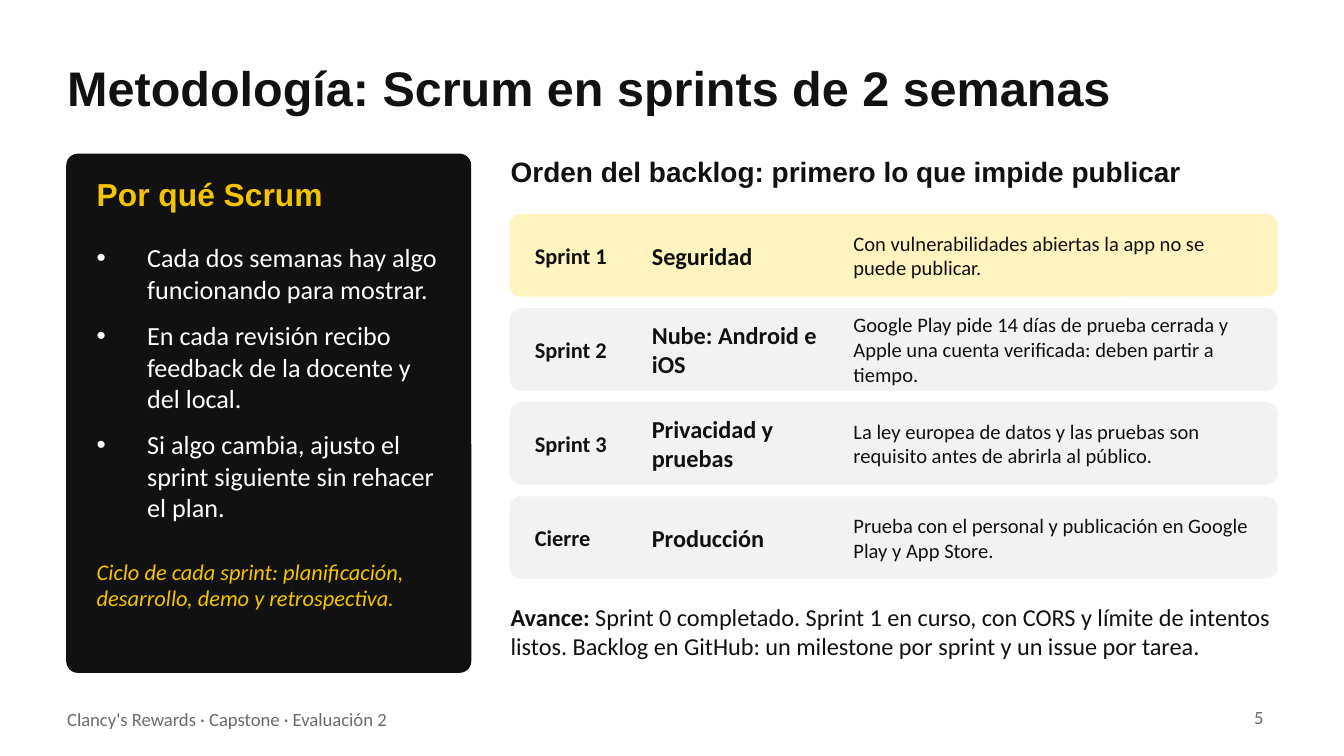
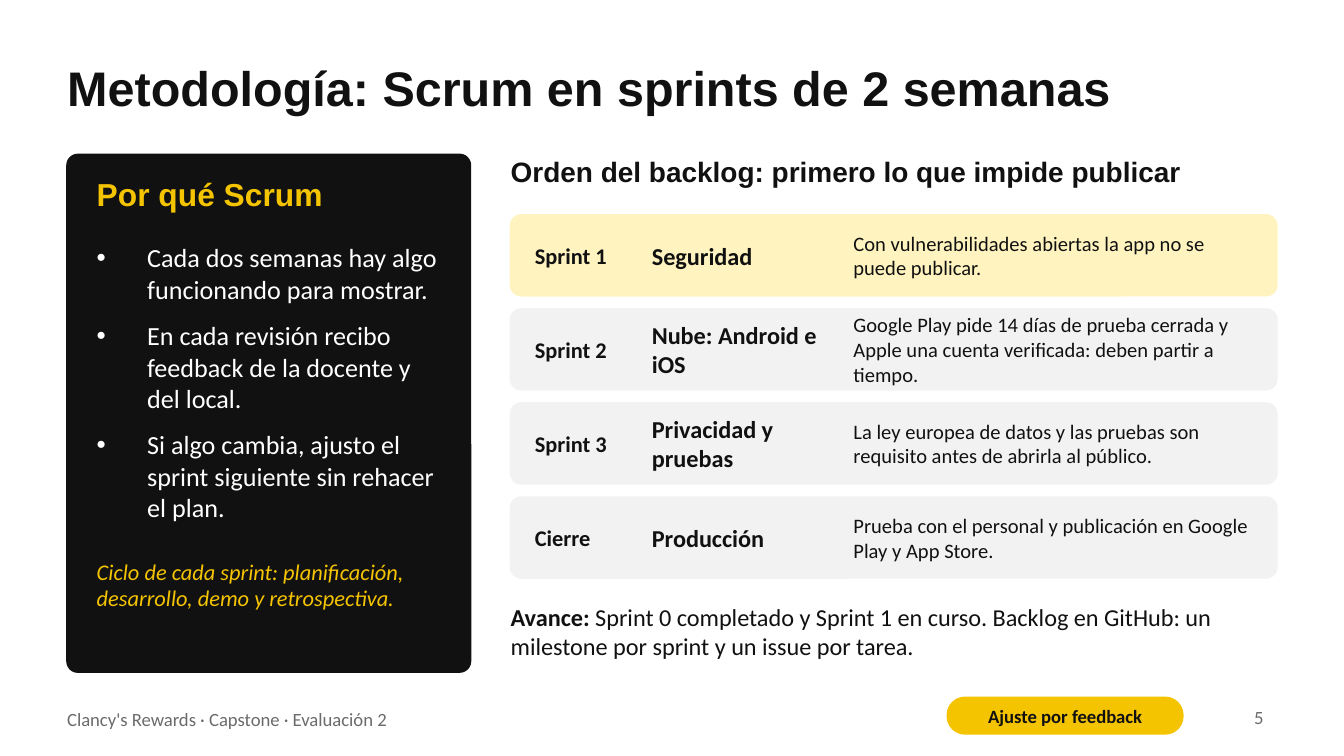
Before and after one commit to 44ndy/clancys-rewards, a slide deck: slide 5 of Fase 2/Evidencias Proyecto/Presentación Proyecto.pptx. Drawn at 1344x756 pixels with LibreOffice and Linux fonts; fonts in the diff are those of the drawing. Boxes give left, top, right and bottom in pixels: in the first picture for what was removed or moved away, otherwise in the second. Text is boxed around its words. In the diff, an @@ line names an element or a change of style, - is before the commit and + after.

Commit message:
Enfocar la presentación en los cambios desde la Fase 1
Contexto y solución quedan en una sola lámina de recordatorio, y se agrega
una lámina con la retroalimentación recibida, lo que se hizo y el avance
del Sprint 1. Las láminas que responden al feedback llevan una etiqueta.

```diff
--- a/Fase 2/Evidencias Proyecto/Presentación Proyecto.pptx
+++ b/Fase 2/Evidencias Proyecto/Presentación Proyecto.pptx
@@ text at (x1=511, y1=609, x2=1210, y2=659): text changed @@
-Avance: Sprint 0 completado. Sprint 1 en curso, con CORS y límite de intentos listos. Backlog en GitHub: un milestone por sprint y un issue por tarea.
+Avance: Sprint 0 completado y Sprint 1 en curso. Backlog en GitHub: un milestone por sprint y un issue por tarea.
@@ rounded rectangle added at (x1=948, y1=698, x2=1183, y2=734), fill #F5C400, outline #F5C400 1 pt @@
@@ text added at (x1=988, y1=710, x2=1142, y2=726), 10 pt, text #111111, bold @@
+Ajuste por feedback
```
Also in this commit, not shown: 4 other slides changed, 1 slide added, 1 slide removed.
